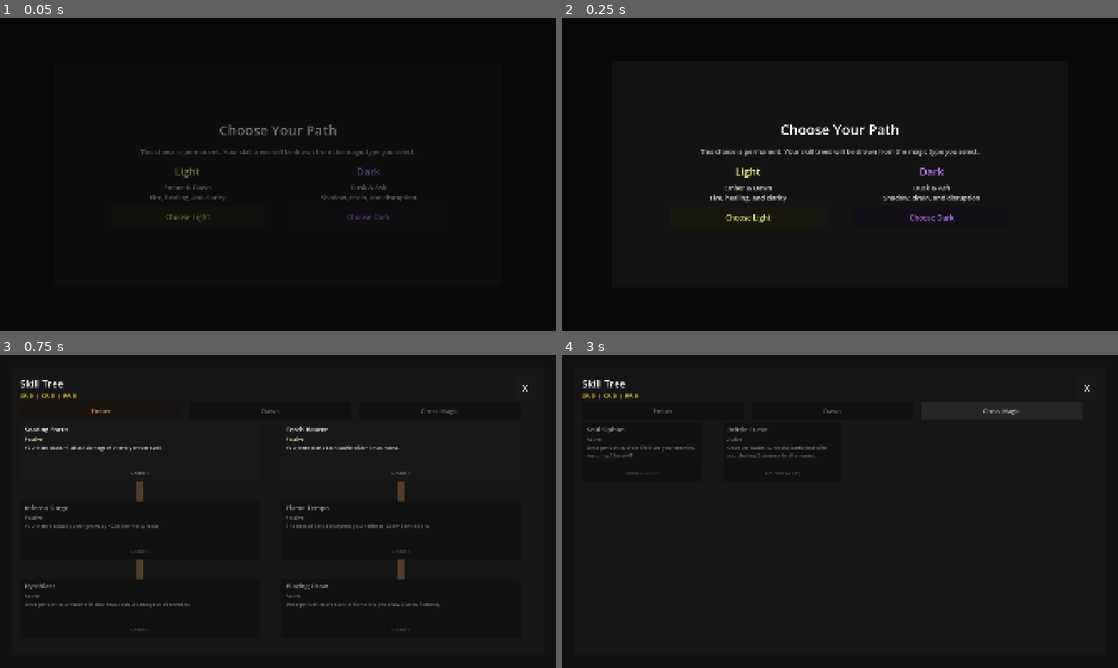
Above: before the commit, frames 1-4 (two rows, left to right).
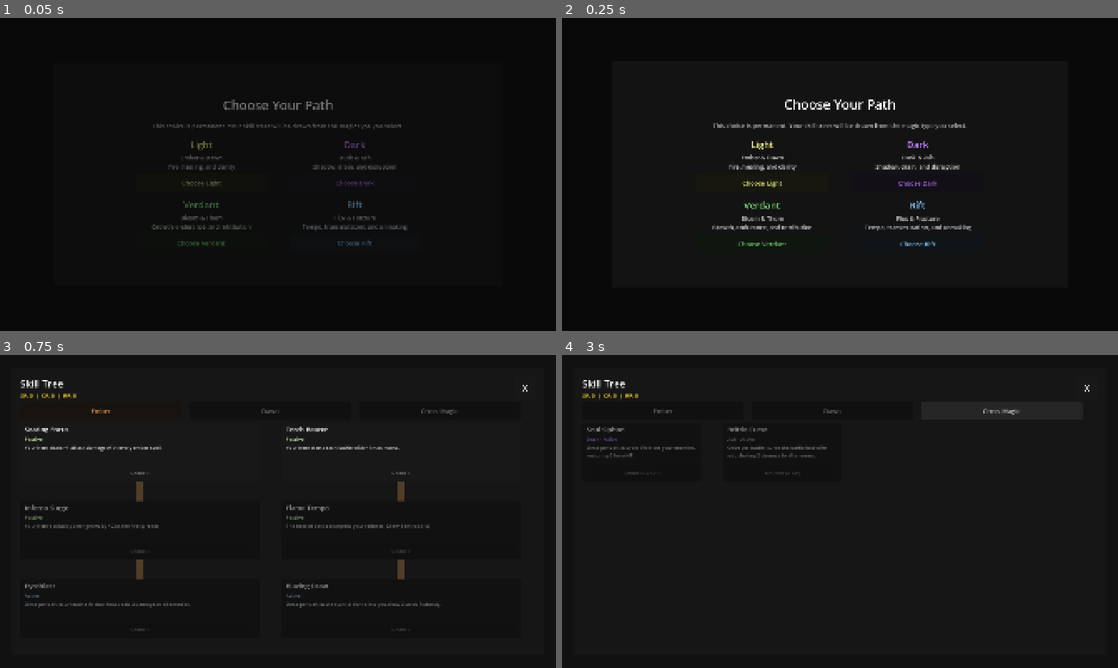
Above: after the commit, the same moments.

Repository: ChrisPauly97/pear-pudding-godot
Game: Godot game, scene res://scenes/ui/SkillTreeScene.tscn
Same seed, same stepped clock (60 frames per second), same inputs: the game is played once before the commit and once after it. This scene is started directly instead of the project's main scene. Sound files missing from this copy of the repository are replaced by a short silence.
Inputs:
- Up to frame 1 (0.05 s): no input
- Up to frame 2 (0.25 s): no input
- Up to frame 3 (0.75 s): click "Choose Light" at 0.5 s
- Up to frame 4 (3 s): click "Ember" at 1.25 s; click "Dawn" at 2 s; click "Cross-Magic" at 2.75 s

The runs differ from the first frame. In frame 1, 2.7% of the frame differs, in the area x 25-75%, y 26-73%; in frame 2, 3.9%, in the area x 24-76%, y 26-73%; in frame 3, nothing differs; in frame 4, less than 0.1%.

Commit message:
TID-475: MagicTypes registry + generalized skill tree UI
Replace the hard-coded light/dark binary in SkillTreeScene with a
table-driven registry so a third and fourth magic type can exist.

- game_logic/MagicTypes.gd: single source of truth for types, branches,
  colors, taglines, signature branches and cross-magic currency.
- SkillTreeScene reads it for branch lookup, tab labels/colors, the
  choose-your-path modal (now a 2x2 grid), the cross-magic tab (now every
  non-home type, not just the opposing one) and cross-currency pricing.

Light and Dark behaviour is unchanged; Verdant and Rift are declared here
and given content by TID-476 onward.

Co-Authored-By: Claude Opus 5 <noreply@anthropic.com>
Claude-Session: https://claude.ai/code/session_019J33aZ23avcKSt8nRMn1AX

Diff:
--- /dev/null
+++ b/game_logic/MagicTypes.gd
@@ -0,0 +1,147 @@
+## Single source of truth for the game's magic types and their sub-branches.
+##
+## Four top-level types, two branches each. Everything that needs to know what a
+## magic type *is* — the skill tree UI, the card rune generator, the battlefield
+## cost rules, the cross-magic currency economy — reads from these tables rather
+## than hard-coding branch names. Adding a fifth type means adding one `TYPES`
+## entry plus two `BRANCH_COLORS` entries; nothing else has to change.
+##
+## Not an autoload: pure static data, no per-session state. Preload it.
+extends Object
+
+## Every magic type, in the order the "Choose Your Path" modal shows them.
+##
+## | Key | Meaning |
+## |---|---|
+## | `display` | Player-facing type name |
+## | `branches` | The type's two sub-branches, in tab order |
+## | `color` | Type tint (choose-your-path header) |
+## | `tagline` | One-line pitch under the type name |
+## | `cross_currency` | Which currency a player OF this type spends to buy skills from another type |
+const TYPES: Dictionary = {
+	"light": {
+		"display": "Light",
+		"branches": ["ember", "dawn"],
+		"color": Color(1.0, 1.0, 0.55),
+		"tagline": "Fire, healing, and clarity",
+		"cross_currency": "corruption",
+	},
+	"dark": {
+		"display": "Dark",
+		"branches": ["dusk", "ash"],
+		"color": Color(0.75, 0.5, 1.0),
+		"tagline": "Shadow, drain, and disruption",
+		"cross_currency": "redemption",
+	},
+	"verdant": {
+		"display": "Verdant",
+		"branches": ["bloom", "thorn"],
+		"color": Color(0.5, 0.9, 0.5),
+		"tagline": "Growth, endurance, and retribution",
+		"cross_currency": "corruption",
+	},
+	"rift": {
+		"display": "Rift",
+		"branches": ["flux", "fracture"],
+		"color": Color(0.55, 0.8, 1.0),
+		"tagline": "Tempo, transmutation, and unmaking",
+		"cross_currency": "redemption",
+	},
+}
+
+## Per-branch tint. Used by the skill tree tabs/connectors and by
+## TextureGen's procedural spell rune. Every branch named in TYPES needs an
+## entry here — test_magic_types asserts the two tables agree.
+const BRANCH_COLORS: Dictionary = {
+	"ember":    Color(1.0, 0.7, 0.4),
+	"dawn":     Color(1.0, 1.0, 0.55),
+	"dusk":     Color(0.7, 0.5, 1.0),
+	"ash":      Color(0.65, 0.65, 0.65),
+	"bloom":    Color(0.45, 0.9, 0.5),
+	"thorn":    Color(0.75, 0.85, 0.3),
+	"flux":     Color(0.4, 0.8, 1.0),
+	"fracture": Color(0.9, 0.45, 0.75),
+}
+
+## Each type's *signature* branch — the one whose cards accrue that type's
+## cross-magic currency when played. Exactly one per type.
+##
+## This is the rule Dawn and Dusk already followed before the table existed:
+## playing Dawn cards earned corruption points, which is what a Light player
+## spends. The currency was never "the Dawn currency"; Dawn is just Light's
+## signature branch.
+const CURRENCY_BRANCHES: Array[String] = ["dawn", "dusk", "bloom", "fracture"]
+
+## Cross-magic points earned per signature-branch card played in a won battle.
+const POINTS_PER_CARD: int = 1
+
+static func all_types() -> Array[String]:
+	var result: Array[String] = []
+	for k in TYPES.keys():
+		result.append(str(k))
+	return result
+
+static func is_valid_type(magic_type: String) -> bool:
+	return TYPES.has(magic_type)
+
+## The type's two sub-branches, in tab order. Empty for an unknown type.
+static func branches_for(magic_type: String) -> Array[String]:
+	var result: Array[String] = []
+	if not TYPES.has(magic_type):
+		return result
+	for b in (TYPES[magic_type] as Dictionary).get("branches", []) as Array:
+		result.append(str(b))
+	return result
+
+## The type that owns `branch`, or "" if no type claims it. Derived from TYPES
+## rather than stored, so a branch can never be listed under one type and
+## attributed to another.
+static func type_for_branch(branch: String) -> String:
+	for k in TYPES.keys():
+		var branches: Array = (TYPES[k] as Dictionary).get("branches", []) as Array
+		if branches.has(branch):
+			return str(k)
+	return ""
+
+static func display_name(magic_type: String) -> String:
+	if not TYPES.has(magic_type):
+		return magic_type.capitalize()
+	return str((TYPES[magic_type] as Dictionary).get("display", magic_type.capitalize()))
+
+static func tagline(magic_type: String) -> String:
+	if not TYPES.has(magic_type):
+		return ""
+	return str((TYPES[magic_type] as Dictionary).get("tagline", ""))
+
+static func type_color(magic_type: String) -> Color:
+	if not TYPES.has(magic_type):
+		return Color.WHITE
+	return (TYPES[magic_type] as Dictionary).get("color", Color.WHITE) as Color
+
+static func branch_color(branch: String) -> Color:
+	return BRANCH_COLORS.get(branch, Color.WHITE) as Color
+
+## The two-line blurb shown under a type's name in the choose-your-path modal,
+## e.g. "Ember & Dawn\nFire, healing, and clarity".
+static func branch_summary(magic_type: String) -> String:
+	var branches: Array[String] = branches_for(magic_type)
+	var names: Array[String] = []
+	for b: String in branches:
+		names.append(b.capitalize())
+	return "%s\n%s" % [" & ".join(names), tagline(magic_type)]
+
+## The currency a player of `magic_type` spends on cross-magic unlocks.
+## Returns "corruption" for life-aligned types, "redemption" for entropy-aligned
+## ones. Falls back to "corruption" for an unset/unknown type so the skill tree
+## still renders a coherent price rather than a blank one.
+static func cross_currency(magic_type: String) -> String:
+	if not TYPES.has(magic_type):
+		return "corruption"
+	return str((TYPES[magic_type] as Dictionary).get("cross_currency", "corruption"))
+
+## The currency accrued by playing a card of `branch`, or "" if that branch is
+## not its type's signature branch.
+static func currency_for_branch(branch: String) -> String:
+	if not CURRENCY_BRANCHES.has(branch):
+		return ""
+	return cross_currency(type_for_branch(branch))
--- a/scenes/ui/SkillTreeScene.gd
+++ b/scenes/ui/SkillTreeScene.gd
@@ -2,6 +2,7 @@
 
 const SkillRegistry = preload("res://autoloads/SkillRegistry.gd")
 const SkillData = preload("res://data/SkillData.gd")
+const MagicTypes = preload("res://game_logic/MagicTypes.gd")
 
 var _points_label: Label
 var _skill_container: Control
@@ -11,11 +12,6 @@
 const _ROWS: int = 3
 
 var hub_mode: bool = false
-
-const MAGIC_BRANCHES: Dictionary = {
-	"light": ["ember", "dawn"],
-	"dark":  ["dusk",  "ash"],
-}
 
 func _ready() -> void:
 	super._ready()
@@ -47,34 +43,35 @@
 		vbox = _build_margin_vbox(outer, 0.04, 0.025)
 		vbox.alignment = BoxContainer.ALIGNMENT_CENTER
 
-	var title := _UiUtil.make_label("Choose Your Path", int(_ref * 0.045), Color.WHITE, HORIZONTAL_ALIGNMENT_CENTER, vbox)
-
-	var sub := _UiUtil.make_label("This choice is permanent. Your skill trees will be drawn from the magic type you select.", int(_ref * 0.022), Color(0.72, 0.72, 0.72), HORIZONTAL_ALIGNMENT_CENTER, vbox)
+	var title := _UiUtil.make_label("Choose Your Path", int(_ref * 0.042), Color.WHITE, HORIZONTAL_ALIGNMENT_CENTER, vbox)
+
+	var sub := _UiUtil.make_label("This choice is permanent. Your skill trees will be drawn from the magic type you select.", int(_ref * 0.020), Color(0.72, 0.72, 0.72), HORIZONTAL_ALIGNMENT_CENTER, vbox)
 	sub.autowrap_mode = TextServer.AUTOWRAP_WORD_SMART
 
-	var hbox := _UiUtil.make_hbox(int(_vw * 0.05), vbox)
-	hbox.alignment = BoxContainer.ALIGNMENT_CENTER
-
-	hbox.add_child(_make_choice_column(
-		"Light", Color(1.0, 1.0, 0.55),
-		"Ember & Dawn\nFire, healing, and clarity",
-		"Choose Light", "light"))
-	hbox.add_child(_make_choice_column(
-		"Dark", Color(0.75, 0.5, 1.0),
-		"Dusk & Ash\nShadow, drain, and disruption",
-		"Choose Dark", "dark"))
-
-func _make_choice_column(header: String, header_color: Color, desc: String,
-		btn_label: String, choice: String) -> VBoxContainer:
-	var col := _UiUtil.make_vbox(int(_ref * 0.014))
-
-	var lbl := _UiUtil.make_label(header, int(_ref * 0.034), header_color, HORIZONTAL_ALIGNMENT_CENTER, col)
-
-	var desc_lbl := _UiUtil.make_label(desc, int(_ref * 0.022), Color(0.8, 0.8, 0.8), HORIZONTAL_ALIGNMENT_CENTER, col)
+	# Two columns rather than one row: four types would each be ~14% vw wide in a
+	# single HBox, which is unreadable on a phone.
+	var grid := GridContainer.new()
+	grid.columns = 2
+	grid.add_theme_constant_override("h_separation", int(_vw * 0.04))
+	grid.add_theme_constant_override("v_separation", int(_ref * 0.020))
+	grid.size_flags_horizontal = Control.SIZE_SHRINK_CENTER
+	vbox.add_child(grid)
+
+	for mt: String in MagicTypes.all_types():
+		grid.add_child(_make_choice_column(mt))
+
+func _make_choice_column(magic_type: String) -> VBoxContainer:
+	var col := _UiUtil.make_vbox(int(_ref * 0.010))
+	var header_color: Color = MagicTypes.type_color(magic_type)
+
+	var lbl := _UiUtil.make_label(MagicTypes.display_name(magic_type), int(_ref * 0.030), header_color, HORIZONTAL_ALIGNMENT_CENTER, col)
+
+	var desc_lbl := _UiUtil.make_label(MagicTypes.branch_summary(magic_type), int(_ref * 0.019), Color(0.8, 0.8, 0.8), HORIZONTAL_ALIGNMENT_CENTER, col)
 	desc_lbl.autowrap_mode = TextServer.AUTOWRAP_WORD_SMART
-	desc_lbl.custom_minimum_size = Vector2(_vw * 0.28, 0)
-
-	var btn := _UiUtil.make_button(btn_label, Vector2(_vw * 0.28, _ref * 0.07), int(_ref * 0.024), _on_magic_chosen.bind(choice), col)
+	desc_lbl.custom_minimum_size = Vector2(_vw * 0.24, 0)
+
+	var btn := _UiUtil.make_button("Choose " + MagicTypes.display_name(magic_type),
+		Vector2(_vw * 0.24, _ref * 0.060), int(_ref * 0.021), _on_magic_chosen.bind(magic_type), col)
 	btn.modulate = header_color
 
 	return col
@@ -92,16 +89,12 @@
 # Helpers
 # -------------------------------------------------------------------------
 
-func _opposing_magic(mt: String) -> String:
-	return "dark" if mt == "light" else "light"
-
 func _branch_for_tab(tab: int) -> String:
 	if tab == 2:
 		return ""
-	var mt: String = SceneManager.save_manager.magic_type
-	var branches: Array = MAGIC_BRANCHES[mt]
+	var branches: Array[String] = MagicTypes.branches_for(SceneManager.save_manager.magic_type)
 	if tab < branches.size():
-		return str(branches[tab])
+		return branches[tab]
 	return ""
 
 func _tab_label(tab: int) -> String:
@@ -112,26 +105,25 @@
 func _tab_color(tab: int) -> Color:
 	if tab == 2:
 		return Color(0.85, 0.85, 0.85)
-	match _branch_for_tab(tab):
-		"ember": return Color(1.0, 0.7, 0.4)
-		"dawn":  return Color(1.0, 1.0, 0.55)
-		"dusk":  return Color(0.7, 0.5, 1.0)
-		"ash":   return Color(0.65, 0.65, 0.65)
-	return Color.WHITE
-
+	return MagicTypes.branch_color(_branch_for_tab(tab))
+
+## Cross-purchasable skills from every magic type that is not the player's own.
 func _cross_magic_ids() -> Array[String]:
-	var opposing: String = _opposing_magic(SceneManager.save_manager.magic_type)
-	var opp_branches: Array = MAGIC_BRANCHES[opposing]
+	var home: String = SceneManager.save_manager.magic_type
 	var result: Array[String] = []
-	for b in opp_branches:
-		for sid: String in SkillRegistry.get_by_branch(str(b)):
-			var sk: SkillData = SkillRegistry.get_skill(sid)
-			if sk != null and sk.alt_cost > 0:
-				result.append(sid)
+	for mt: String in MagicTypes.all_types():
+		if mt == home:
+			continue
+		for b: String in MagicTypes.branches_for(mt):
+			for sid: String in SkillRegistry.get_by_branch(b):
+				var sk: SkillData = SkillRegistry.get_skill(sid)
+				if sk != null and sk.alt_cost > 0:
+					result.append(sid)
 	return result
 
+## The currency the player spends on cross-magic unlocks, set by their own type.
 func _cross_currency() -> String:
-	return "corruption" if SceneManager.save_manager.magic_type == "light" else "redemption"
+	return MagicTypes.cross_currency(SceneManager.save_manager.magic_type)
 
 # -------------------------------------------------------------------------
 # Main skill tree UI
@@ -306,7 +298,12 @@
 	var name_lbl := _UiUtil.make_label(sk.display_name, int(_ref * 0.022), Color.WHITE, HORIZONTAL_ALIGNMENT_LEFT, vbox)
 	name_lbl.autowrap_mode = TextServer.AUTOWRAP_WORD_SMART
 
-	var type_lbl := _UiUtil.make_label(sk.skill_type.capitalize(), int(_ref * 0.016), Color(0.7, 0.85, 1.0) if sk.skill_type == "active" else Color(0.85, 1.0, 0.7), HORIZONTAL_ALIGNMENT_LEFT, vbox)
+	# On a home-branch tab the branch is the tab you're looking at, but the
+	# Cross-Magic tab mixes three types — name the source there.
+	var type_text: String = sk.skill_type.capitalize()
+	if is_cross:
+		type_text = "%s · %s" % [sk.magic_branch.capitalize(), type_text]
+	var type_lbl := _UiUtil.make_label(type_text, int(_ref * 0.016), MagicTypes.branch_color(sk.magic_branch) if is_cross else (Color(0.7, 0.85, 1.0) if sk.skill_type == "active" else Color(0.85, 1.0, 0.7)), HORIZONTAL_ALIGNMENT_LEFT, vbox)
 
 	var desc_lbl := _UiUtil.make_label(sk.description, int(_ref * 0.016), Color(0.8, 0.8, 0.8), HORIZONTAL_ALIGNMENT_LEFT, vbox)
 	desc_lbl.autowrap_mode = TextServer.AUTOWRAP_WORD_SMART
Not shown, added: game_logic/MagicTypes.gd.uid
Not shown, added: tasks/goals/GID-126--verdant-rift-magic-types/TID-475--magic-types-registry.md
Not shown, added: tasks/goals/GID-126--verdant-rift-magic-types/TID-476--verdant-rift-skills.md
Not shown, added: tasks/goals/GID-126--verdant-rift-magic-types/TID-477--verdant-rift-cards.md
Not shown, added: tasks/goals/GID-126--verdant-rift-magic-types/TID-478--battlefield-affinity-currency.md
Not shown, added: tasks/goals/GID-126--verdant-rift-magic-types/TID-479--docs-and-tests.md
Not shown, added: tasks/goals/GID-126--verdant-rift-magic-types/goal.md
